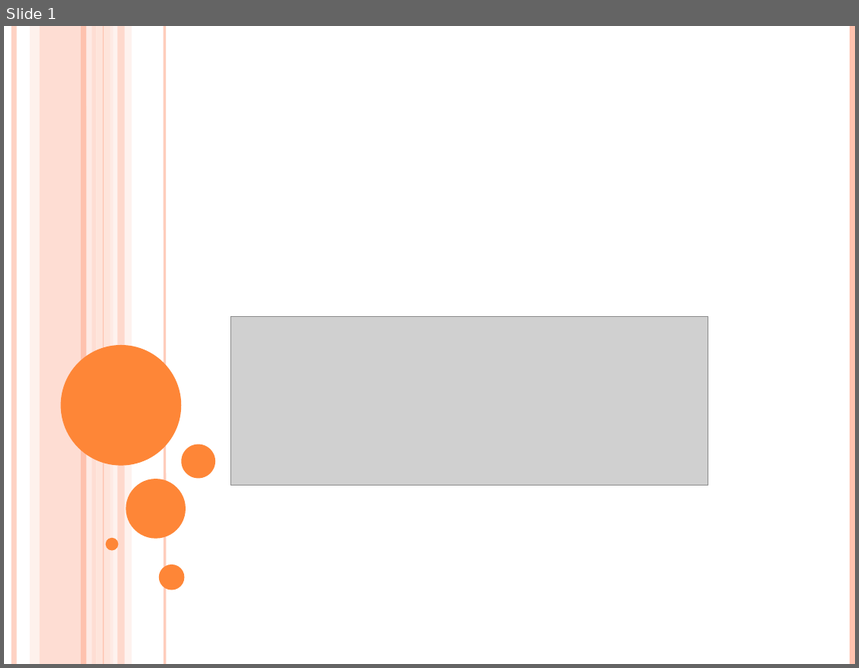
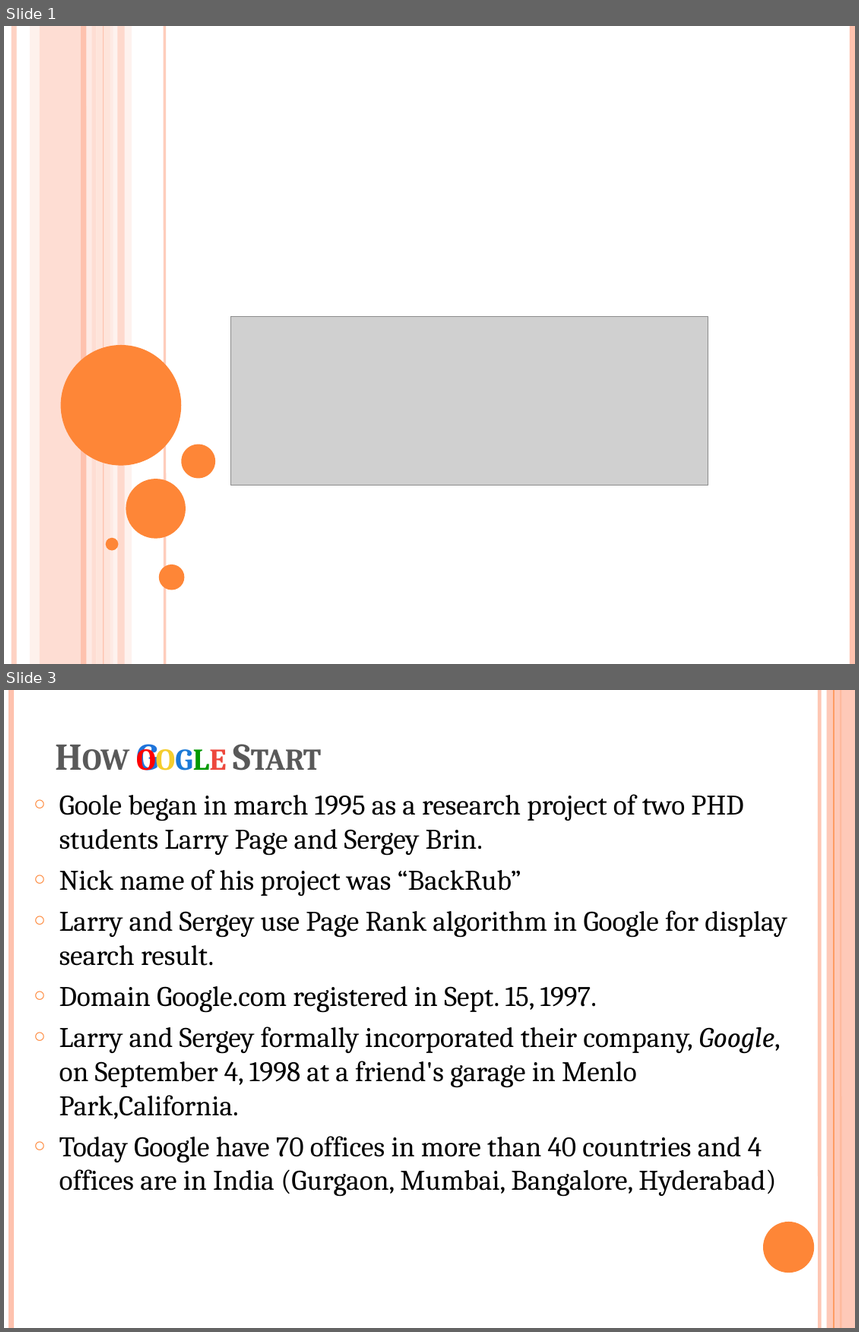
Before and after one commit to sanjayV/js_fundamentals, a slide deck: google/about_google_sanjay.pptx. Shown one above the other, each under a label of ours: slide 1 before the commit, slides 1 and 3 after it; the slides between them are not shown. The pictures are 859x668 and 859x1332 pixels, drawn with LibreOffice and Linux fonts; fonts in the diff are those of the drawing; grey boxes stand for pictures. Boxes give left, top, right and bottom in pixels: in the first picture for what was removed or moved away, otherwise in the second. Text is boxed around its words. In the diff, an @@ line names an element or a change of style, - is before the commit and + after.

```diff
--- a/google/about_google_sanjay.pptx
+++ b/google/about_google_sanjay.pptx
@@ slide 3 added at (4,690,855,1328), background #FFFFFF @@
@@ line added from (11, 690) to (11, 1328), #FEC3AE 4.5 pt @@
@@ line added from (819, 690) to (819, 1328), #FEC3AE 3 pt @@
@@ rectangle added at (827,690,855,1328), fill #FEC3AE at 87% opacity @@
@@ line added from (834, 690) to (834, 1328), #FE8637 0.75 pt @@
@@ line added from (841, 690) to (841, 1328), #FE8637 1.5 pt @@
@@ text added at (59,794,788,1197), 24 pt, text #000000 @@
+○ Goole began in march 1995 as a research project of two PHD students Larry Page and Sergey Brin.
+○ Nick name of his project was “BackRub”
+○ Larry and Sergey use Page Rank algorithm in Google for display search result.
+○ Domain Google.com registered in Sept. 15, 1997.
+○ Larry and Sergey formally incorporated their company, Google, on September 4, 1998 at a friend's garage in Menlo Park,California.
+○ Today Google have 70 offices in more than 40 countries and 4 offices are in India (Gurgaon, Mumbai, Bangalore, Hyderabad)
@@ title added at (584,911,659,938), 32 pt, text #595959, bold, small capitals @@
+How Google Start
@@ ellipse added at (763,1222,814,1273), fill #FE8637 @@
```
Also in this commit, not shown: 5 other slides added.
